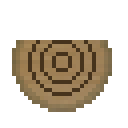
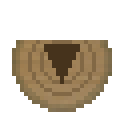
Layered file, before and after one edit (128 x 128). Changes by layer:
added layer "Layer 2" above "Layer 1" over [44, 44, 80, 84]
painted on "Layer 1" over [28, 40, 96, 96]
